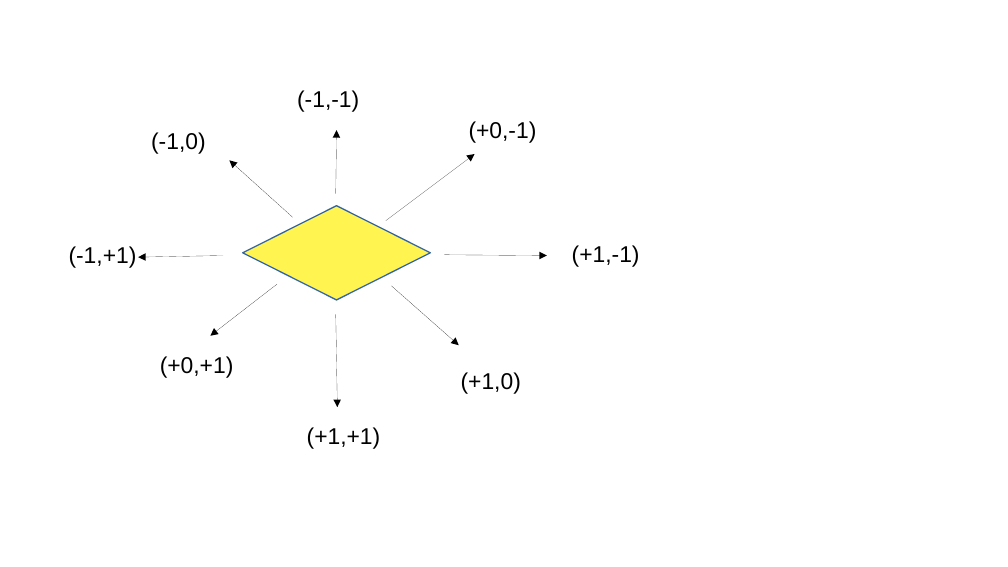
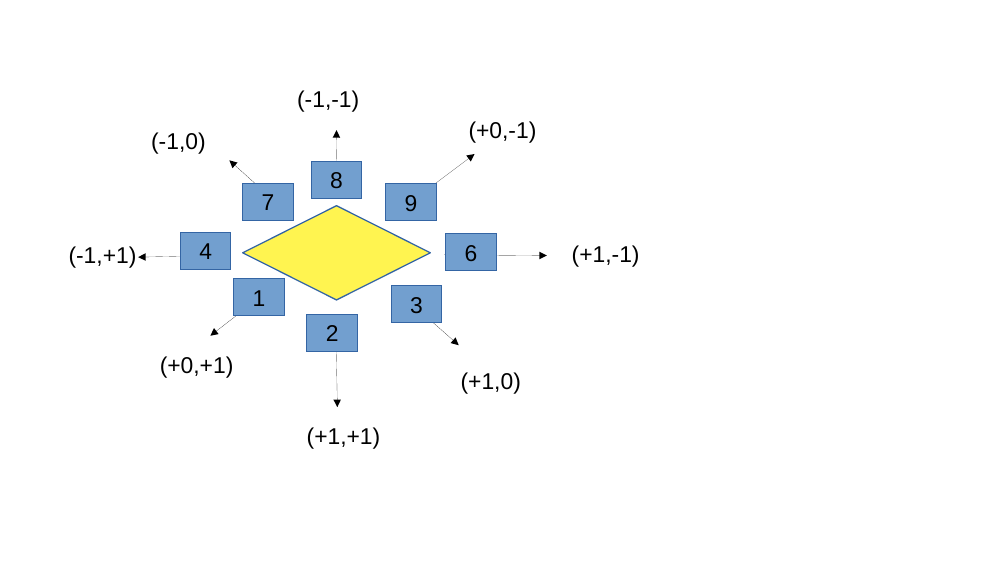
Before and after one commit to santiaaba/isometric, a slide deck: slide 12 of doc/analisis.odp. Drawn at 1008x567 pixels with LibreOffice and Linux fonts; fonts in the diff are those of the drawing. Boxes give left, top, right and bottom in pixels: in the first picture for what was removed or moved away, otherwise in the second. Text is boxed around its words. In the diff, an @@ line names an element or a change of style, - is before the commit and + after.

```diff
--- a/doc/analisis.odp
+++ b/doc/analisis.odp
@@ rectangle added at [311,161,361,198], fill #729FCF, outline #3465A4 0 pt, 18 pt, text #000000 @@
+8
@@ rectangle added at [242,184,293,220], fill #729FCF, outline #3465A4 0 pt, 18 pt, text #000000 @@
+7
@@ rectangle added at [386,184,436,220], fill #729FCF, outline #3465A4 0 pt, 18 pt, text #000000 @@
+9
@@ rectangle added at [180,232,231,269], fill #729FCF, outline #3465A4 0 pt, 18 pt, text #000000 @@
+4
@@ rectangle added at [445,234,496,271], fill #729FCF, outline #3465A4 0 pt, 18 pt, text #000000 @@
+6
@@ rectangle added at [234,279,284,316], fill #729FCF, outline #3465A4 0 pt, 18 pt, text #000000 @@
+1
@@ rectangle added at [391,286,442,323], fill #729FCF, outline #3465A4 0 pt, 18 pt, text #000000 @@
+3
@@ rectangle added at [307,315,358,351], fill #729FCF, outline #3465A4 0 pt, 18 pt, text #000000 @@
+2
```
Also in this commit, not shown: 10 other files.
